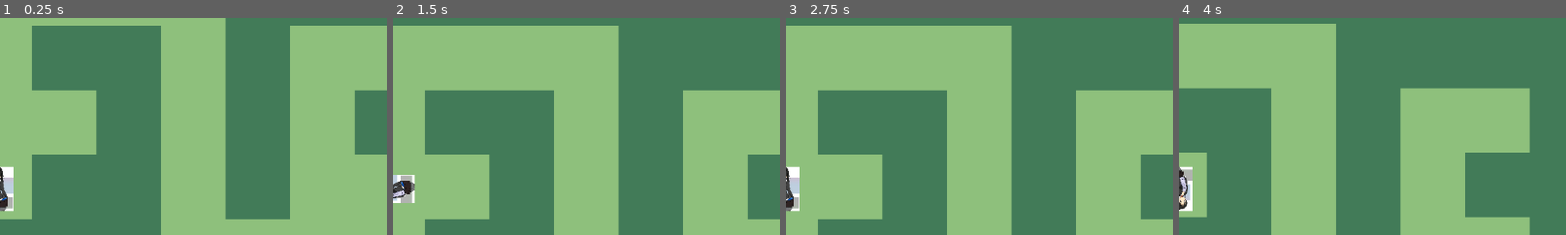
Above: before the commit, frames 1-4 (left to right).
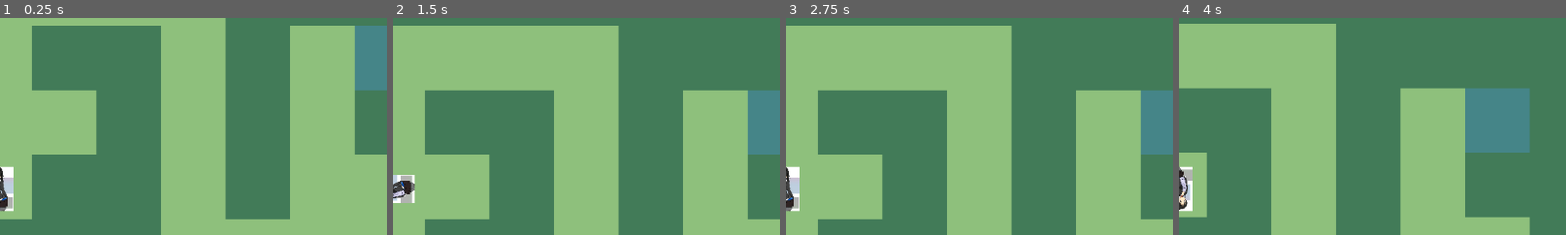
Above: after the commit, the same moments.

Repository: artinZareie/hoc-game
Game: Godot game, scene res://first_level.tscn
The game is run twice, just before and just after one commit, with the same random seed, the same clock (stepped at 60 frames per second) and the same inputs.
Inputs (mouse positions are % of the whole screen's width and height, from its top left):
- Up to frame 1 (0.25 s): no input
- Up to frame 2 (1.5 s): click (18, 40) at 0.5 s; click (15, 55) at 1.25 s
- Up to frame 3 (2.75 s): click (20, 55) at 2 s
- Up to frame 4 (4 s): tap Enter at 2.75 s; hold Right (ui_right) 2.78-3.53 s; tap Space at 3.5 s; hold Down (ui_down) from 3.53 s (still down)
The pictures show only the part of the screen within x 50-100%, y 11-61%; the shares and areas given below are measured in that part.

The runs differ from the first frame. In frame 1, 2.5% of the frame differs, in the area x 91-100%, y 3-34%; in frame 2, 2.4%; in frame 3, 2.4%; in frame 4, 5.0%, in the area x 73-91%, y 32-63%.

Commit message:
Add win condition (not complete yet)

Diff:
--- a/Scenes/player.gd
+++ b/Scenes/player.gd
@@ -4,8 +4,11 @@
 const BLOCKSIZE = 32
 # Atlas (1, 0) corresponds to wall
 const WALL_ATLAS_COORDS = [1, 0]
+const WATER_ATLAS_COORDS = [3, 0]
 
 @export var direction: int = 0
+
+@onready var tilemap: TileMap = get_parent() as TileMap
 
 var instruction_queue = []
 var on_process = false
@@ -36,10 +39,28 @@
 func is_atlas_wall(atlas):
 	return atlas[0] == WALL_ATLAS_COORDS[0] and atlas[1] == WALL_ATLAS_COORDS[1]
 
+func is_atlas_water(atlas):
+	return atlas[0] == WATER_ATLAS_COORDS[0] and atlas[1] == WATER_ATLAS_COORDS[1]
+
+func win_operation():
+	print("You won!")
+	get_tree().paused = true
+
+func _ready():
+	# Checking if parent is actually a TileMap
+	if not tilemap:
+		print("Invalid Parent!")
+
 func _physics_process(delta):
 	self.rotation = PI / 2 * direction
 	var directionX = Input.get_axis("ui_left", "ui_right")
 	var directionY = Input.get_axis("ui_up", "ui_down")
+
+	var curr_cell_coords = tilemap.local_to_map(self.position)
+	var curr_cell_atlas = tilemap.get_cell_atlas_coords(0, curr_cell_coords)
+	if is_atlas_water(curr_cell_atlas):
+		win_operation()
+
 	if not on_process and instruction_queue.size() > 0:
 		instruction = instruction_queue.pop_front()
 		destination = [self.position.x, self.position.y]
@@ -63,8 +84,8 @@
 		var run_into_wall: bool = false
 
 		if instruction != 0 and instruction != 1 and instruction != 2:
-			var cell_coords = get_parent().local_to_map(Vector2(destination[0], destination[1]))
-			var cell_atlas = get_parent().get_cell_atlas_coords(0, cell_coords)
+			var cell_coords = tilemap.local_to_map(Vector2(destination[0], destination[1]))
+			var cell_atlas = tilemap.get_cell_atlas_coords(0, cell_coords)
 			if cell_atlas != null and is_atlas_wall(cell_atlas):
 				run_into_wall = true
 
--- a/first_level.tscn
+++ b/first_level.tscn
@@ -28,7 +28,7 @@
 [node name="TileMap" type="TileMap"]
 tile_set = SubResource("TileSet_31vqn")
 format = 2
-layer_0/tile_data = PackedInt32Array(-1, 0, 0, -65537, 0, 0, …(678 unchanged characters)… 2143, 0, 0, -327679, 65536, 0, -262142, 0, 0, -196606, 65536, 0, -196607, 0, 0, - …(383 unchanged characters)…
+layer_0/tile_data = PackedInt32Array(-1, 0, 0, -65537, 0, 0, …(678 unchanged characters)… 2143, 0, 0, -327679, 65536, 0, -262142, 196608, 0, -196606, 65536, 0, -196607, 0, 0, - …(383 unchanged characters)…
 
 [node name="Player" parent="." instance=ExtResource("2_7c02e")]
 position = Vector2(-112, -47)
